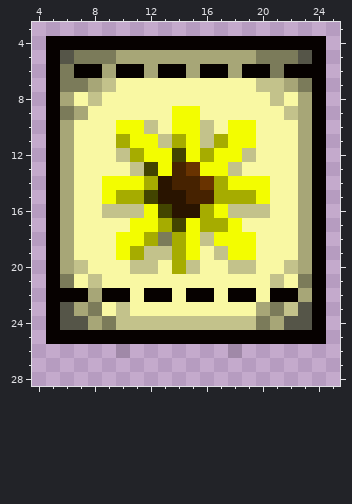
A pixel-art sprite gets an edit: Assets/Sprites/SeedPackets/turbine-seed-packet.png. The picture above was drawn from the file before the commit.
The file is 32x32 pixels. Pixels under 10% opacity are left out. Colours within 5 levels of each other are drawn and written as one. Shown: x 4..25, y 3..28.
After:
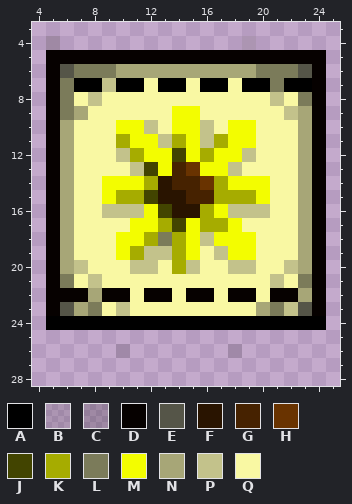
Palette (. is transparent): A #000000  B #06010020  C #06010032  D #060100  E #555548  F #291400  G #462200  H #693300  J #424400  K #a6ac00  L #7b7b5a  M #f3fd00  N #a7a677  P #c3c28b  Q #f9f8a3
Changes in this commit:
The author changed colour D to colour A in row 24 at x 5 and 24.
The author changed colour E to colour A in row 24 at x 6 to 7 and 22 to 23.
The author changed colour L to colour A in row 7 at x 7 and 23; in row 24 at x 9 and 20.
The author changed colour N to colour A in row 7 at x 8 and 22; in row 24 at x 8 and 21.
The author changed colour P to colour A in row 7 at x 20; in row 24 at x 10 to 19.
The author changed colour Q to colour A in row 7 at x 10 to 11, 13 to 14, 16 to 17 and 19.
The author changed colour D to colour B in row 4 at x 19.
The author changed colour D to colour C in row 4 at x 5.
The author changed colour E to colour D in row 5 at x 6 and 23.
The author changed colour L to colour D in row 5 at x 7 to 9 and 20 to 22.
The author changed colour N to colour D in row 5 at x 10 to 19.
The author changed colour D to colour E in row 6 at x 23.
The author changed colour L to colour E in row 6 at x 6.
The author changed colour D to colour L in row 6 at x 7 to 8, 20 and 22.
The author changed colour N to colour L in row 6 at x 9; in row 8 at x 6 and 23.
The author changed colour P to colour L in row 7 at x 21.
The author changed colour D to colour N in row 6 at x 10 to 11, 13 to 14, 16 to 17 and 19.
Colour D is removed in row 4 at x 6 to 18 and 20 to 24; in row 25 at x 5 to 24.
